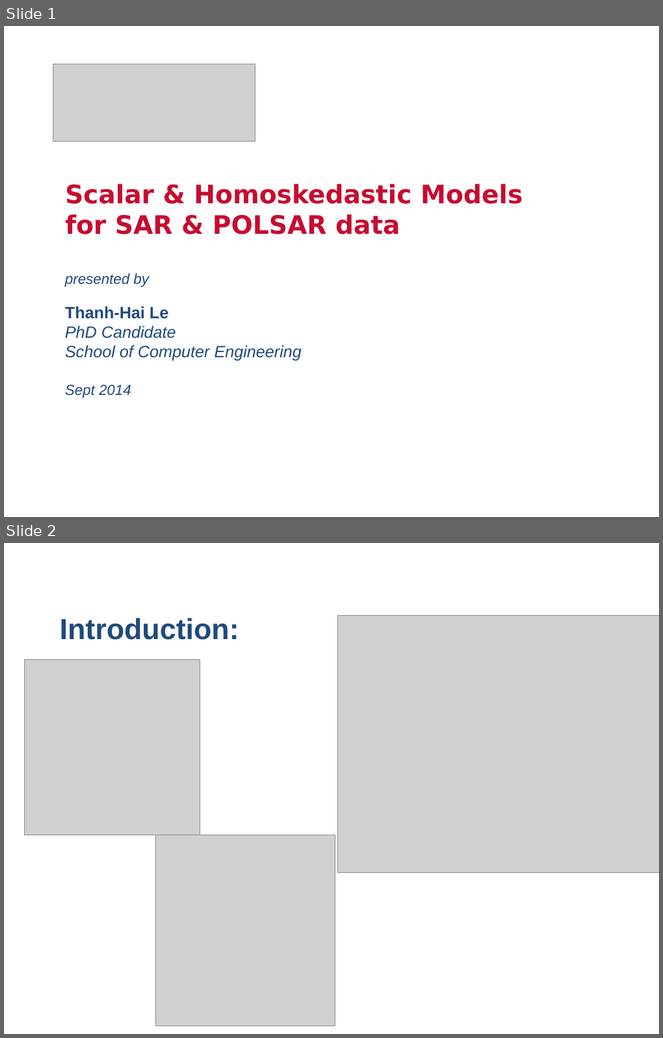
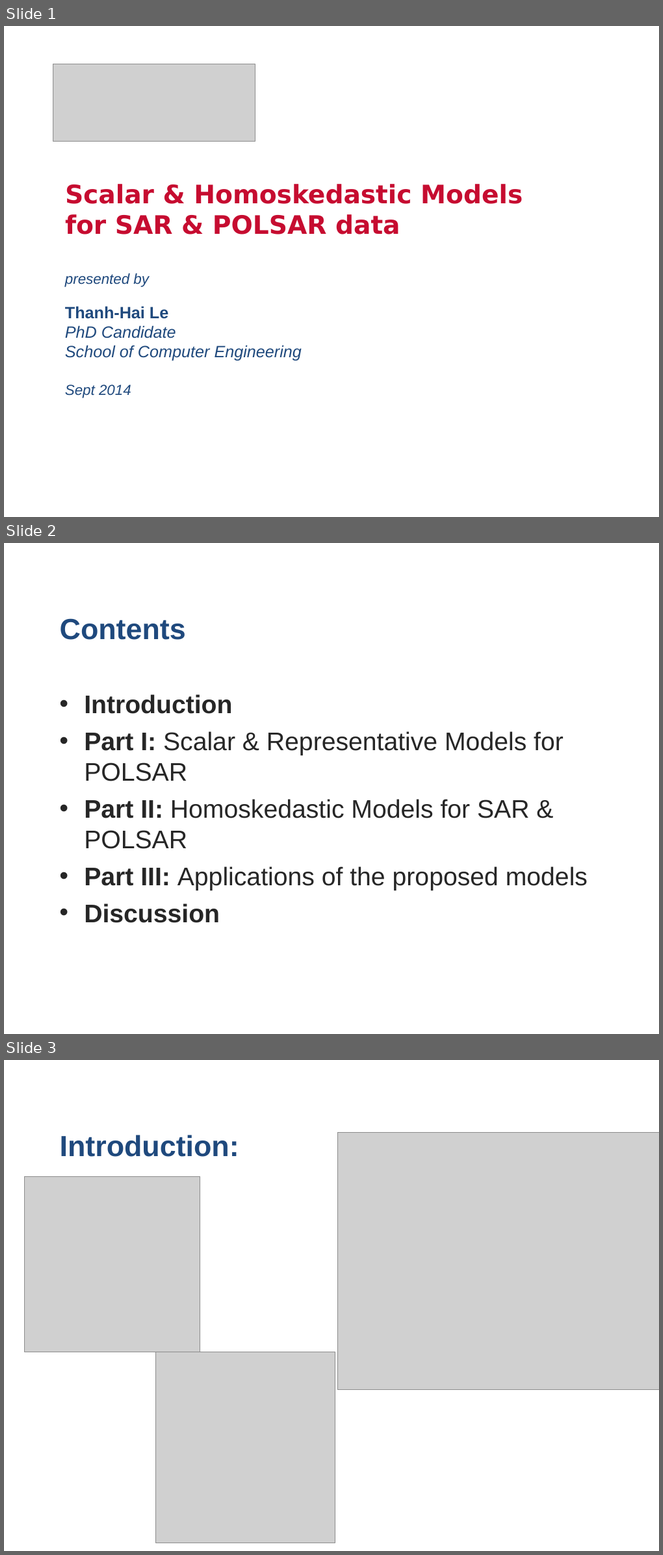
Before and after one commit to stivo-suong/thesis-latex-dev, a slide deck: oral_defense/Scalar & Homoskedastic Models for SAR & POLSAR.pptx.ppt. Shown one above the other, each under a label of ours: slides 1 and 2 before the commit, slides 1, 2 and 3 after it. The pictures are 663x1038 and 663x1555 pixels, drawn with LibreOffice and Linux fonts; fonts in the diff are those of the drawing; grey boxes stand for pictures; background and template pictures are left out. Boxes give left, top, right and bottom in pixels: in the first picture for what was removed or moved away, otherwise in the second. Text is boxed around its words. In the diff, an @@ line names an element or a change of style, - is before the commit and + after.

```diff
--- a/oral_defense/Scalar & Homoskedastic Models for SAR & POLSAR.pptx.ppt
+++ b/oral_defense/Scalar & Homoskedastic Models for SAR & POLSAR.pptx.ppt
@@ slide 2 added at <box>4,543,659,1034</box>, background #FFFFFF @@
@@ title added at <box>60,618,186,640</box>, 32 pt, text #1F497D, bold @@
+Contents
@@ text added at <box>84,694,588,923</box>, 28 pt, text #262626 @@
+• Introduction
+• Part I: Scalar & Representative Models for POLSAR
+• Part II: Homoskedastic Models for SAR & POLSAR
+• Part III: Applications of the proposed models
+• Discussion
@@ what was slide 2 is now slide 3 @@
```
Also in this commit, not shown: 3 slides changed, 16 other slides added, 6 slides removed.
